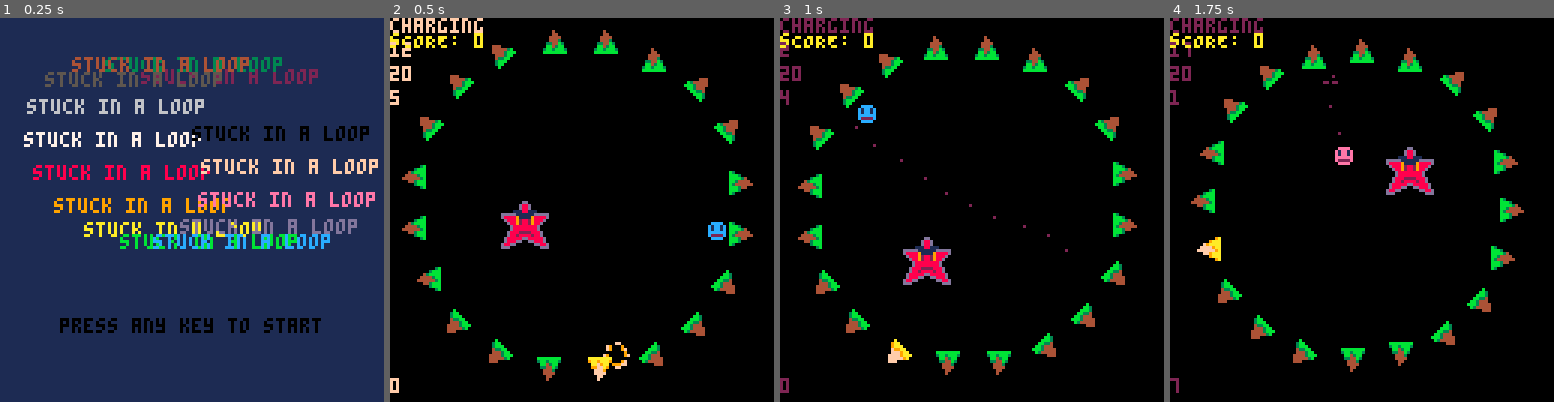
Above: before the commit, frames 1-4 (left to right).
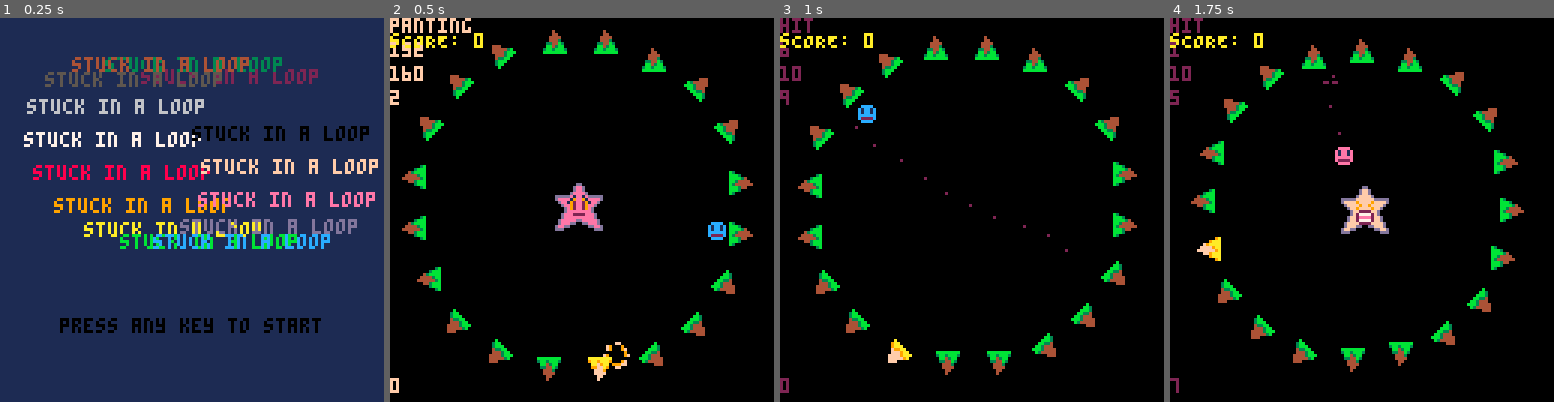
Above: after the commit, the same moments.

Repository: admiralento/pico8wolfertbrothers
Game: PICO-8 cartridge stuckinloop.p8
Two runs of this game, one before a commit and one after it. Both use one fixed random seed, a clock stepped at 60 frames per second and the inputs below.
Inputs:
- Up to frame 1 (0.25 s): no input
- Up to frame 2 (0.5 s): tap X (X key) at 0.33 s
- Up to frame 3 (1 s): tap O (Z key) at 0.7 s
- Up to frame 4 (1.75 s): tap X (X key) at 1.07 s; hold Right from 1.6 s (still down); tap O (Z key) at 1.7 s

Frame 1 is identical in both runs. In frame 2, 2.5% of the frame differs, in the area x 0-56%, y 0-61%; in frame 3, 1.5%; in frame 4, 2.6%, in the area x 0-69%, y 0-57%.

Commit message:
Added weakness and hit boss states

Diff:
--- a/stuckinloop.p8
+++ b/stuckinloop.p8
@@ -95,6 +95,7 @@
  b.cycles = 0
  b.cachex = 0
  b.cachey = 0
+ b.life = 3
  return b
 end
 
@@ -151,14 +153,9 @@
 	 update_boss()
 		update_platform_spr()
 		move_dynamics()
-
 		check_dynamic_collisions()
 	 check_boss_collision()
-
-		record_button_states()
-
 	 remove_desert_if_touching()
-
 		add_desert_if_missing()
 
   if (player.life <= 0) then
@@ -177,6 +174,7 @@
    start_game()
   end
  end
+ record_button_states()
 end
 
 function remove_desert_if_touching()
@@ -330,14 +328,23 @@
 
 function check_boss_collision()
  if (do_actors_collide(player,boss) and player.invincibleTimer <= 0) then
-  sfx(0)
-  player.invincibleTimer = 120;
-  damage_player(1)
+  if (boss.state == "weak") then
+   set_boss_action("hit",10,10)
+   damage_boss(1)
+  elseif (boss.state == "active") then
+   sfx(0)
+   player.invincibleTimer = 120;
+   damage_player(1)
+  end
  end
 end
 
 function damage_player(d)
  player.life -= d
+end
+
+function damage_boss(d)
+ boss.life -= d
 end
 
 function record_button_states()
@@ -357,74 +364,116 @@
 end
 
 function update_boss()
- if (boss.state == "static") then
-  if (boss.action == "floating") then
-   if (first_frame()) then
-    boss.cachex = boss.x
-    boss.cachey = boss.y
-   end
-   if (move_to_next_frame()) then
-    boss.s = 14
-    boss.x += 0.2*cos(boss.frames/boss.maxFrameCnt)
-    boss.y += 0.2*cos(2*boss.frames/boss.maxFrameCnt)
+ if (boss.action == "floating") then
+  if (first_frame()) then
+   boss.state = "active"
+   boss.cachex = boss.x
+   boss.cachey = boss.y
+  end
+  if (move_to_next_frame()) then
+   boss.s = 14
+   boss.x += 0.2*cos(boss.frames/boss.maxFrameCnt)
+   boss.y += 0.2*cos(2*boss.frames/boss.maxFrameCnt)
+  else
+   if (move_to_next_cycle()) then
+    boss.x = boss.cachex
+    boss.y = boss.cachey
    else
-    if (move_to_next_cycle()) then
-     boss.x = boss.cachex
-     boss.x = boss.cachey
-    else
-     retrieve_next_action()
-    end
-   end
-  elseif (boss.action == "mad") then
-   if (first_frame()) then
-    boss.cachex = boss.x
-    boss.cachey = boss.y
-   end
-   if (move_to_next_frame()) then
-    boss.s = 46
-    boss.x += cos(boss.frames/boss.maxFrameCnt)
+    retrieve_next_action()
+   end
+  end
+ elseif (boss.action == "mad") then
+  if (first_frame()) then
+   boss.state = "active"
+   boss.cachex = boss.x
+   boss.cachey = boss.y
+  end
+  if (move_to_next_frame()) then
+   boss.s = 46
+   boss.x += cos(boss.frames/boss.maxFrameCnt)
+  else
+   if (move_to_next_cycle()) then
+    local c = get_actor_center(boss)
+    apply_angle_mag_dynamic(make_dynamic(c.x,c.y),rnd(1),0.4)
+    boss.x = boss.cachex
+    boss.y = boss.cachey
    else
-    if (move_to_next_cycle()) then
-     local c = get_actor_center(boss)
-     apply_angle_mag_dynamic(make_dynamic(c.x,c.y),rnd(1),0.4)
-     boss.x = boss.cachex
-     boss.y = boss.cachey
-    else
-     retrieve_next_action()
-    end
-   end
-  elseif (boss.action == "charging") then
-   if (first_frame()) then
+    retrieve_next_action()
+   end
+  end
+ elseif (boss.action == "charging") then
+  if (first_frame()) then
+   boss.state = "active"
+   boss.cachex = boss.x - 20 + rnd(40)
+   boss.cachey = boss.y - 20 + rnd(40)
+  end
+  if (move_to_next_frame()) then
+   boss.s = 46
+   boss.x += (boss.cachex - boss.x) * (1 - (boss.frames / boss.maxFrameCnt))
+   boss.y += (boss.cachey - boss.y) * (1 - (boss.frames / boss.maxFrameCnt))
+  else
+   if (move_to_next_cycle()) then
     boss.cachex = boss.x - 20 + rnd(40)
     boss.cachey = boss.y - 20 + rnd(40)
-   end
-   if (move_to_next_frame()) then
-    boss.s = 46
-    boss.x += (boss.cachex - boss.x) * (1 - (boss.frames / boss.maxFrameCnt))
-    boss.y += (boss.cachey - boss.y) * (1 - (boss.frames / boss.maxFrameCnt))
    else
-    if (move_to_next_cycle()) then
-     boss.cachex = boss.x - 20 + rnd(40)
-     boss.cachey = boss.y - 20 + rnd(40)
-    else
-     retrieve_next_action()
-    end
-   end
-  elseif (boss.action == "go home") then
-   if (move_to_next_frame()) then
-    boss.s = 14
-    boss.x += (cx - boss.w*4 - boss.x) * (1 - (boss.frames / boss.maxFrameCnt))
-    boss.y += (cy - boss.h*4 - boss.y) * (1 - (boss.frames / boss.maxFrameCnt))
+    retrieve_next_action()
+   end
+  end
+ elseif (boss.action == "go home") then
+  if (first_frame()) then
+   boss.state = "active"
+  end
+  if (move_to_next_frame()) then
+   boss.s = 14
+   boss.x += (cx - boss.w*4 - boss.x) * (1 - (boss.frames / boss.maxFrameCnt))
+   boss.y += (cy - boss.h*4 - boss.y) * (1 - (boss.frames / boss.maxFrameCnt))
+  else
+   if (move_to_next_cycle()) then
+    set_boss_action("floating",120,1)
    else
-    if (move_to_next_cycle()) then
-     set_boss_action("floating",120,1)
-    else
-     set_boss_action("floating",120,1)
-    end
-   end
+    set_boss_action("floating",120,1)
+   end
+  end
+ elseif (boss.action == "panting") then
+  if (first_frame()) then
+   boss.state = "weak"
+   boss.cachex = boss.x
+   boss.cachey = boss.y
+  end
+  if (move_to_next_frame()) then
+   if (totalframes % 60 < 30) then
+    boss.s = 12
+   else
+    boss.s = 44
+   end
+   boss.x += 0.1*cos(boss.frames/boss.maxFrameCnt)
+   boss.y += 0.1*cos(2*boss.frames/boss.maxFrameCnt)
   else
-   retrieve_next_action()
-  end
+   if (move_to_next_cycle()) then
+    boss.x = boss.cachex
+    boss.y = boss.cachey
+   else
+    retrieve_next_action()
+   end
+  end
+ elseif (boss.action == "hit") then
+  if (first_frame()) then
+   boss.state = "invincible"
+  end
+  if (move_to_next_frame()) then
+   if (boss.frames % boss.maxFrameCnt < boss.maxFrameCnt/2) then
+    boss.s = 42
+   else
+    boss.s = 48
+   end
+  else
+   if (move_to_next_cycle()) then
+   else
+    retrieve_next_action()
+   end
+  end
+ else
+  retrieve_next_action()
  end
 end
 
@@ -445,7 +494,7 @@
 
 function retrieve_next_action()
  while true do
-  local r = ceil(rnd(4))
+  local r = ceil(rnd(5))
   if (r == 1) then
    set_boss_action("floating",120,1)
    return
@@ -465,7 +514,15 @@
     return
    end
   end
- end
+  if (r == 5) then
+   set_boss_action("panting",160,2)
+   return
+  end
+ end
+end
+
+function set_boss_state(state)
+ boss.state = state
 end
 
 function set_boss_action(action, maxFrameCnt, cycles)
Not shown, changed: 32 lines of the sprite sheet (__gfx__) section of stuckinloop.p8
